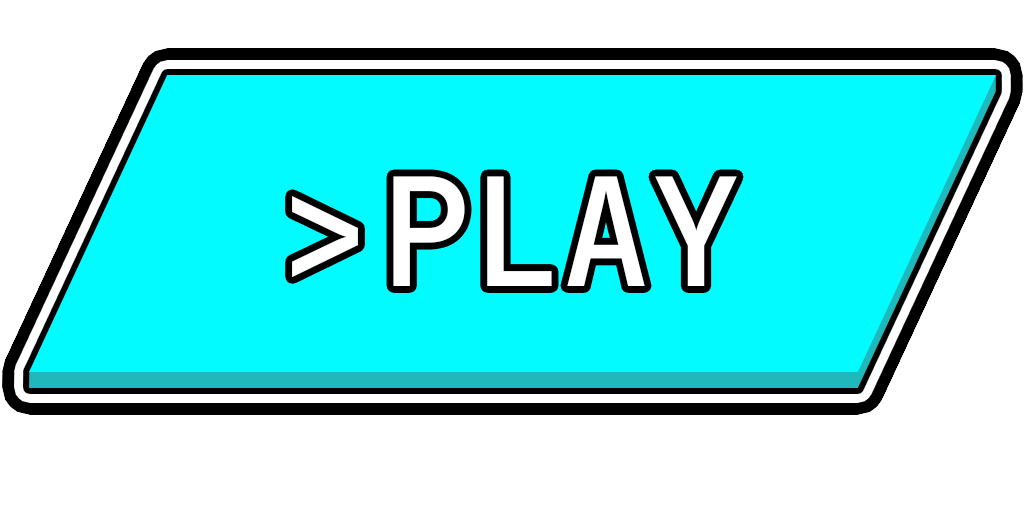
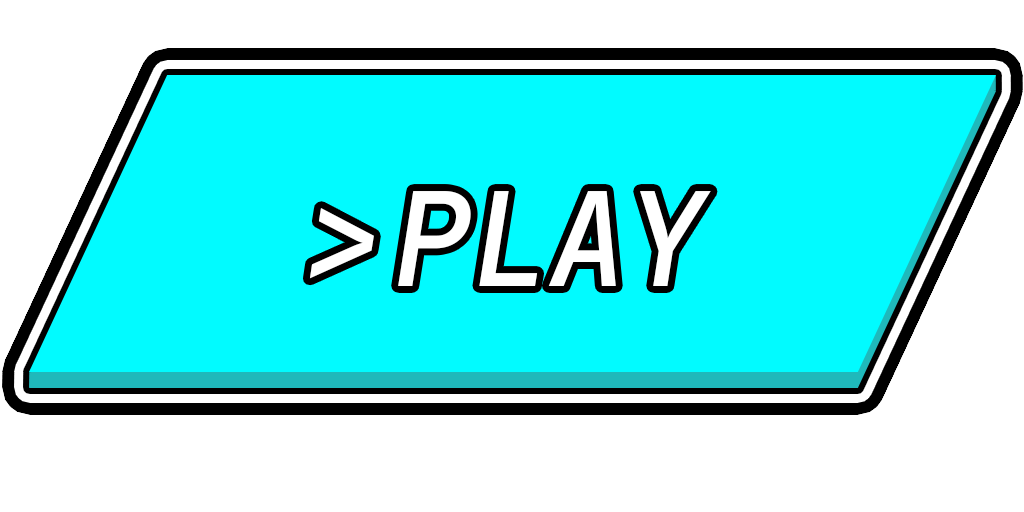
Two versions of the same layered image (1024 x 512). Layer-by-layer changes:
painted on "PLAY" over (292, 176, 737, 286)